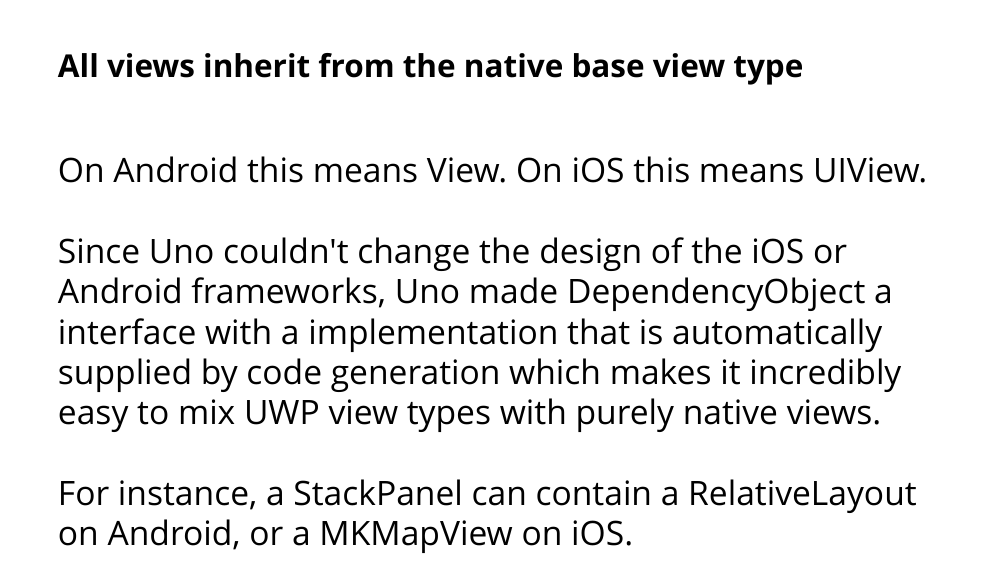
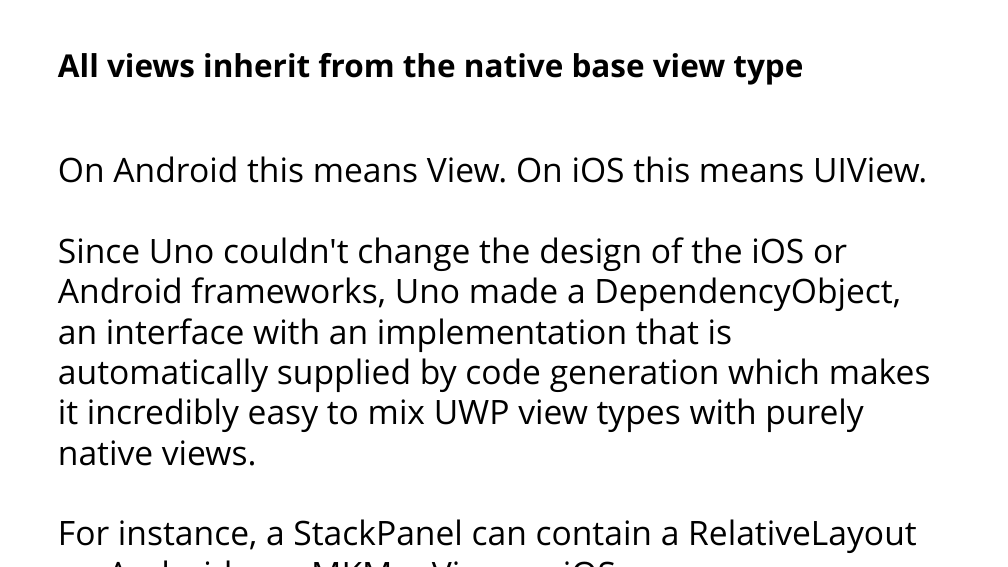
Before and after one commit to unoplatform/workshops, a slide deck: slide 15 of uno-bootcamp/slides/uno-bootcamp.pptx. Drawn at 1008x567 pixels with LibreOffice and Linux fonts; fonts in the diff are those of the drawing; background and template pictures are left out. Boxes give left, top, right and bottom in pixels: in the first picture for what was removed or moved away, otherwise in the second. Text is boxed around its words. In the diff, an @@ line names an element or a change of style, - is before the commit and + after.

Commit message:
Corrects the spelling of the uno-bootcamp slides

```diff
--- a/uno-bootcamp/slides/uno-bootcamp.pptx
+++ b/uno-bootcamp/slides/uno-bootcamp.pptx
@@ text at (x1=58, y1=156, x2=931, y2=553): text changed @@
-On Android this means View. On iOS this means UIView.
-Since Uno couldn't change the design of the iOS or Android frameworks, Uno made DependencyObject a interface with a implementation that is automatically supplied by code generation which makes it incredibly easy to mix UWP view types with purely native views.
-For instance, a StackPanel can contain a RelativeLayout on Android, or a MKMapView on iOS.
+On Android this means View. On iOS this means UIView.
+Since Uno couldn't change the design of the iOS or Android frameworks, Uno made a DependencyObject, an interface with an implementation that is automatically supplied by code generation which makes it incredibly easy to mix UWP view types with purely native views.
+For instance, a StackPanel can contain a RelativeLayout on Android or a MKMapView on iOS.
```
Also in this commit, not shown: 3 other slides changed.
